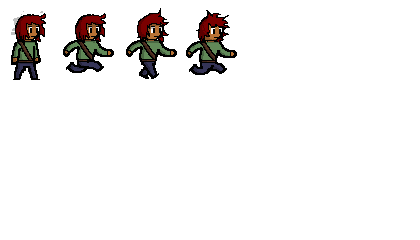
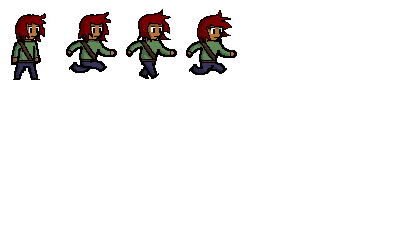
Before/after of a 420 × 240 layered artwork. What changed in the layer stack:
painted on "shading" over [11, 11, 229, 76]
painted on "hair outline" over [75, 8, 232, 45]
painted on "hair coloring" over [76, 11, 230, 42]
painted on "outlines" (1st of 2) over [63, 14, 232, 75]
painted on "coloring" over [64, 23, 221, 72]
removed layer "Layer 2" over [139, 15, 232, 62]
removed layer "Layer 3" over [197, 61, 222, 73]
